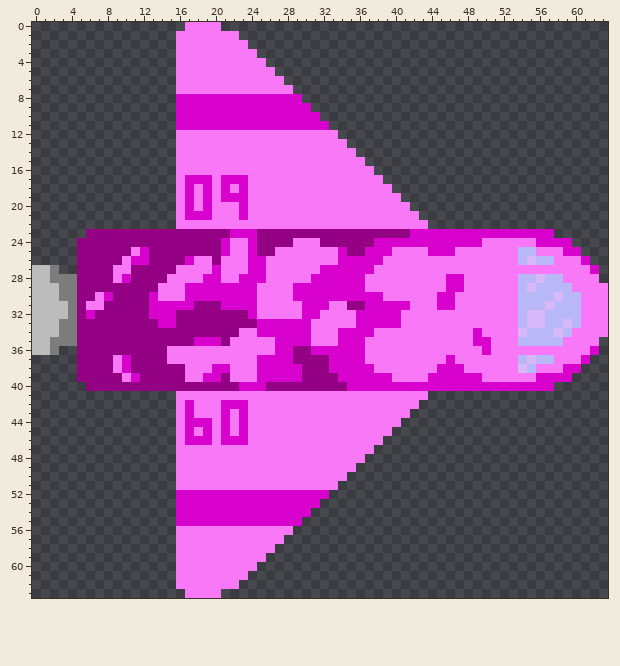
Pixel-art sprite: Object/Player/PurpleFlame.png. Above: the version before the commit.
The file is 64x64 pixels.
After:
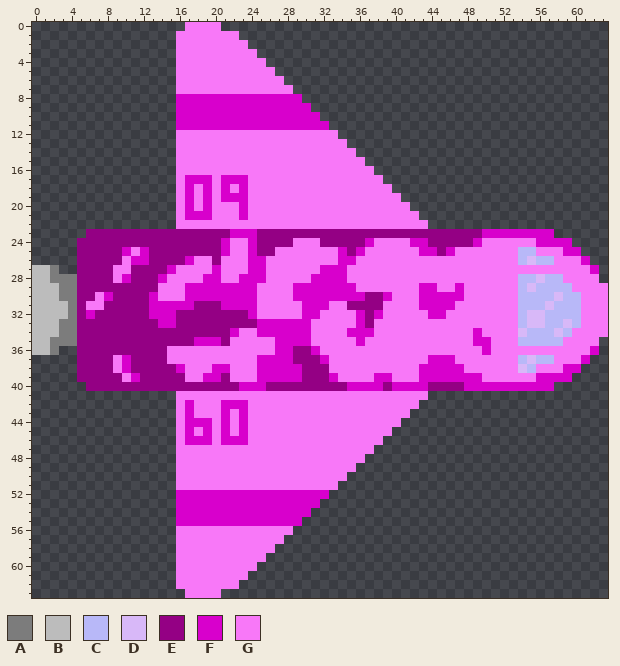
Palette (. is transparent): A #7c7c7c  B #bcbcbc  C #b8b8f8  D #d8b8f8  E #940084  F #d800cc  G #f878f8
Difference:
@@ x 8..51 @@
 22 ........GGGGGGGGGGGGGGGGGGGGGGGGGGGG........
-23 EEEEEEEEEEEEEEFFFEEEEEEEEEEEEEEEEEFFFFFFFFFF
-24 EEEEEEEEEEEEEFGGFEEEEGGGEEEEEEFFFFFFFFFFFFGG
-25 EEEGFEEEEEEEEFGGFEEGGGGGGGFEEFFFGGGGFFFGGGGG
-26 EEGFFEEEEFGGEGGGFFGGGGGGGGFFFFFGGGGGGGGGGGGG
-27 EGGEEEEEGGGGFGGGFFGGGGGGFFFFFFGGGGGGGGGGGGGG
-28 EGFEEEEGGGGFFGGFFFGGGGGFFFFFFGGGGGGGGGFFGGGG
-29 EEEEEEGGGFFFFFFFFGGGGFFFFFFFFGGGGGGGGGFFGGGG
-30 FEEEEFGGGFFFFFFFFGGGGFFFFFFFFFFGGGGGGFFGGGGG
-31 EEEEEFFFFFEEEFFFFGGGGGFFFGGEEFFFFFGGGFFGGGGG
-32 EEEEEFFFEEEEEEEEFGGGGGFFGGGGFFFFFGGGGGGGGGGG
-33 EEEEEEFFEEEEEEEEEFFFFFFGGGGGFFFFFGGGGGGGGGGG
-34 EEEEEEEEEEEEEEEGGFFFFFFGGGFFFFGGGGGGGGGGGFGG
-35 EEEEEEEEEEFFFEGGGGGFFFFGGGFFFGGGGGGGGGGGGFFG
-36 EEEEEEEGGGGGGGGGGGGFFEEFFFFFFGGGGGGGGGGGGGFG
-37 EGFEEEEGGGGGGGGGGFFFFEEEEFFFFGGGGGGGGGFGGGGG
-38 EGFEEEEEEGGGFFGGGFFFFFEEEFFFFFGGGGGGGFFFGGGG
-39 EEGFEEEEEGGFFEGGGFFFFFEEEEFFFFFFGGGGFFFFFFGG
-40 EEEEEEEEEEEEEEEFFFEEEEEEEEEFFFFFFFFFFFFFFFFF
+23 EEEEEEEEEEEEEEFFFEEEEEEEEEEEEEEEEEEEEEEEEEFF
+24 EEEEEEEEEEEEEFGGFEEEEGGGEEEEEFGGGGFFEEEEEFGG
+25 EEFGFEEEEEEEEFGGFEEGGGGGGGFEFGGGGGGFFEFGGGGG
+26 EEGFFEEEEFGGEGGGFFGGGGGGGGFFGGGGGGGGGGGGGGGG
+27 EGGEEEEFGGGGFGGGFFGGGGGGFFFGGGGGGGGGGGGGGGGG
+28 EGFEEEFGGGGFFGGFFFGGGGGFFFFGGGGGGGGGGGGGGGGG
+29 EEEEEEGGGFFFFFFFFGGGGFFFFFFFGGGGGGGFFGGFGGGG
+30 FEEEEFGGGFFFFFFFFGGGGFFFFFFFFEEFGGGFFFFFGGGG
+31 EEEEEFFFFFEEEFFFFGGGGGFFFGGEEEEGGGGFFFFGGGGG
+32 EEEEEFFFEEEEEEEEFGGGGGFFGGGGFEFGGGGGFFGGGGGG
+33 EEEEEEFFEEEEEEEEEFFFFFFGGGGGFEGGGGGGGGGGGGGG
+34 EEEEEEEEEEEEEEFGGFFFFFFGGGGFFFGGGGGGGGGGGFGG
+35 EEEEEEEEEEFFFEGGGGGFFFFGGGGGFGGGGGGGGGGGGFFG
+36 EEEEEEEGGGGGGGGGGGGFFEEFGGGGGGGGGGGGGGGGGGFG
+37 EGFEEEEGGGGGGGGGGFFFFEEEFGGGGGGGGGGGFFFGGGGG
+38 EGFEEEEEFGGGFFGGGFFFFFEEEGGGGGGGGGGFFFFFGGGG
+39 EEGFEEEEEGGFFEGGGFFFFFEEEFGGGGFFGGGFFFFFFFGG
+40 EEEEEEEEEEEEEEEFFFEEEEEEEEEFFFFEFFFFEEEEFFFF
 41 ........GGGGGGGGGGGGGGGGGGGGGGGGGGGG........
Boxes around the changes in both pictures, in picture pixels (x1, y1, x2, y2):
changed: (320, 229, 482, 391)
changed: (122, 247, 176, 283)
changed: (230, 328, 239, 337)
changed: (176, 364, 185, 373)
